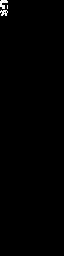
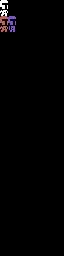
Revision of a layered (64, 256) image; what changed, layer by layer:
added layer "Background copy" above "Background" over (x1=8, y1=16, x2=16, y2=32)
painted on "Background" over (x1=0, y1=16, x2=8, y2=32)
